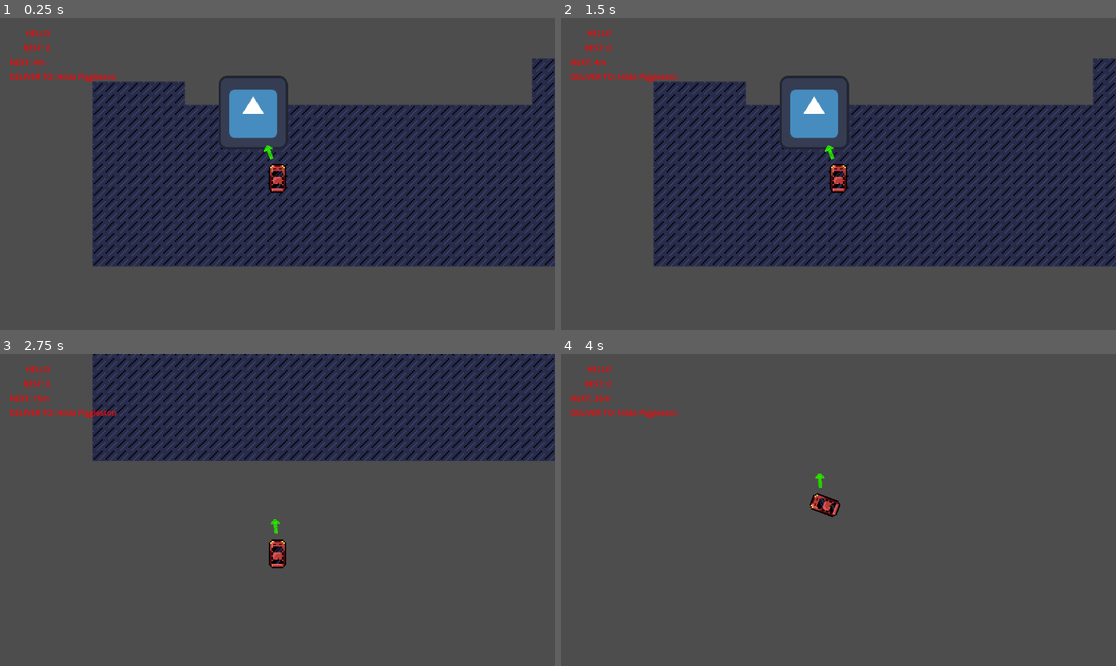
Above: before the commit, frames 1-4 (two rows, left to right).
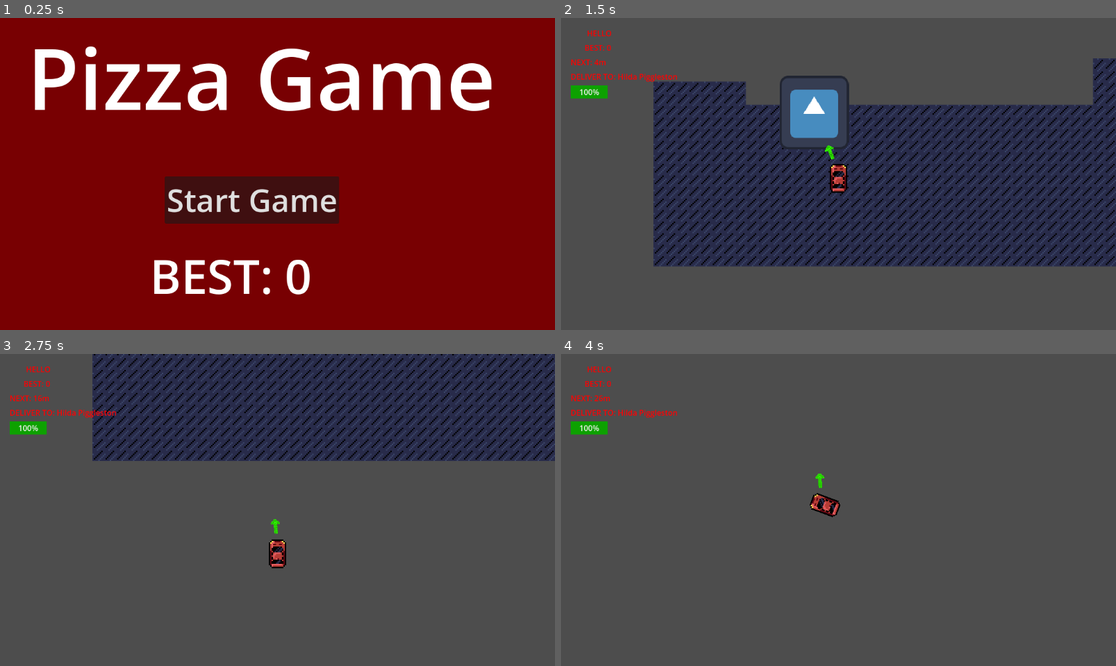
Above: after the commit, the same moments.

Repository: noacra33/PizzaDeliveryDTEGame26
Game: Godot game, scene res://start_screen.tscn
Same seed, same stepped clock (60 frames per second), same inputs: the game is played once before the commit and once after it. Before the commit the project starts from res://tile_map_layer.tscn. The engine's default icon, where the game draws it, is replaced by a stand-in: a white triangle on a blue panel in a dark square.
Inputs (mouse positions are in pixels of both pictures, inside the frame that each line leads up to):
- Up to frame 1 (0.25 s): no input
- Up to frame 2 (1.5 s): click (810, 198) at 0.5 s, where only the run after the commit has a clickable "Start Game"; tap Enter at 1.25 s; hold A (right) from 1.28 s (still down); tap Space (throw_pizza) at 1.35 s
- Up to frame 3 (2.75 s): tap Space (throw_pizza) at 2, 2.1 s; release A (right) at 2.03 s; hold S (brake) from 2.03 s (still down)
- Up to frame 4 (4 s): release S (brake) at 2.78 s; hold A (right) 2.78-3.53 s; tap Space (throw_pizza) at 2.85, 3.6 s; hold W (accelerate) from 3.53 s (still down)

The runs differ from the first frame. In frame 1, 100% of the frame differs, in the area x 0-100%, y 0-100%; in frame 2, 0.3%; in frame 3, 0.3%; in frame 4, 0.3%.

Commit message:
Added Loads of stuff

Diff:
--- a/character_body_2d.gd
+++ b/character_body_2d.gd
@@ -1,5 +1,6 @@
 extends CharacterBody2D
-
+var health := 100
+const MAX_HEALTH := 100
 # --- tuning knobs ---
 const Pizza = preload("res://pizza.tscn")
 @export var ACCELERATION : float  = 600.0
@@ -48,3 +49,12 @@
 		velocity = velocity.lerp(Vector2.ZERO, FRICTION * delta)
 
 	move_and_slide()
+
+func take_damage(amount: int) -> void:
+	health -= amount
+	health = max(health, 0)
+	if health <= 0:
+		die()
+
+func die() -> void:
+	get_tree().change_scene_to_file("res://death_screen.tscn")
--- /dev/null
+++ b/collision_shape_2d.gd
@@ -0,0 +1,28 @@
+extends CharacterBody2D
+
+const CHASE_SPEED := 220.0
+const RAM_DAMAGE := 20
+const ACCELERATION := 3.0
+
+var player: Node2D = null
+
+func _ready() -> void:
+	player = get_tree().get_first_node_in_group("player")
+
+func _physics_process(delta: float) -> void:
+	if player == null:
+		return
+
+	var direction = (player.global_position - global_position).normalized()
+	velocity = velocity.lerp(direction * CHASE_SPEED, ACCELERATION * delta)
+
+	# rotate to face player
+	rotation = direction.angle() + PI / 2
+
+	move_and_slide()
+
+	# check if we rammed the player
+	for i in get_slide_collision_count():
+		var collision = get_slide_collision(i)
+		if collision.get_collider().name == "Car":
+			collision.get_collider().take_damage(RAM_DAMAGE)
--- /dev/null
+++ b/cop.tscn
@@ -0,0 +1,41 @@
+[gd_scene format=3 uid="uid://d263qmm01kkkx"]
+
+[ext_resource type="Texture2D" uid="uid://ctwl2aoyqwyni" path="res://Fast Fury Assets/Fast Fury Assets/Vehicles/police_cars.png" id="1_0qtrv"]
+[ext_resource type="Script" uid="uid://bjop4d3ibnx2m" path="res://collision_shape_2d.gd" id="2_a157g"]
+
+[sub_resource type="AtlasTexture" id="AtlasTexture_nhmlj"]
+atlas = ExtResource("1_0qtrv")
+region = Rect2(64, 0, 16, 32)
+
+[sub_resource type="AtlasTexture" id="AtlasTexture_nip4t"]
+atlas = ExtResource("1_0qtrv")
+region = Rect2(80, 0, 16, 32)
+
+[sub_resource type="SpriteFrames" id="SpriteFrames_10vfs"]
+animations = [{
+"frames": [{
+"duration": 1.0,
+"texture": SubResource("AtlasTexture_nhmlj")
+}, {
+"duration": 1.0,
+"texture": SubResource("AtlasTexture_nip4t")
+}],
+"loop": true,
+"name": &"default",
+"speed": 5.0
+}]
+
+[sub_resource type="CapsuleShape2D" id="CapsuleShape2D_xwtm4"]
+radius = 5.0
+height = 22.0
+
+[node name="Cop" type="CharacterBody2D" unique_id=1329868643]
+
+[node name="AnimatedSprite2D" type="AnimatedSprite2D" parent="." unique_id=1789583552]
+sprite_frames = SubResource("SpriteFrames_10vfs")
+autoplay = "default"
+frame_progress = 0.25064486
+
+[node name="CollisionShape2D" type="CollisionShape2D" parent="." unique_id=480815645]
+shape = SubResource("CapsuleShape2D_xwtm4")
+script = ExtResource("2_a157g")
--- a/main.gd
+++ b/main.gd
@@ -5,7 +5,7 @@
 const TOTAL_DELIVERIES_TO_WIN := 10
 
 var deliveries_done := 0
-
+var high_score_beaten := false
 var spawn_points := [
 	Vector2(300, 200),
 	Vector2(-400, 100),
@@ -16,9 +16,9 @@
 var score := 0
 var last_delivery_pos := Vector2.ZERO
 @onready var markers_node     = $DeliveryMarkers
-@onready var progress_bar     = $CanvasLayer/ProgressBar
 
-
+@onready var celebration_label = $CanvasLayer/CelebrationLabel
+@onready var health_bar = $CanvasLayer/HealthBar
 @onready var camera           = $Car/Camera2D
 @onready var score_label      = $CanvasLayer/ScoreLabel
 @onready var high_score_label = $CanvasLayer/HighScoreLabel
@@ -45,19 +45,36 @@
 	score += points
 
 	var is_new_high = Names.update_high_score(score)
-	if is_new_high:
+	if is_new_high and not high_score_beaten:
+		high_score_beaten = true
 		_on_high_score_beaten()
 
-	progress_bar.value = deliveries_done
+
 	_update_score_display()
 	shake_camera()
 	slow_mo()
 	spawn_delivery_markers()
 
 func _on_high_score_beaten() -> void:
-	# placeholder for now — we'll make this juicy later
-	print("NEW HIGH SCORE: ", score)
+	Names.save_high_score()
+	celebration_label.text = "NEW HIGH SCORE!"
+	celebration_label.modulate = Color(1, 1, 0, 1)
+	var original_pos = celebration_label.position
 
+	var tween = create_tween()
+
+	# flash and shake sequentially in quick bursts
+	for i in 8:
+		tween.tween_callback(func():
+			celebration_label.modulate = Color(1, 1, 0, 1) if i % 2 == 0 else Color(1, 1, 1, 1)
+			celebration_label.position = original_pos + Vector2(randf_range(-8, 8), randf_range(-8, 8))
+		)
+		tween.tween_interval(0.08)
+
+	# reset position then fade out
+	tween.tween_callback(func(): celebration_label.position = original_pos)
+	tween.tween_interval(1.0)
+	tween.tween_property(celebration_label, "modulate:a", 0.0, 1.0)
 
 
 func shake_camera() -> void:
@@ -79,8 +96,7 @@
 
 func _ready() -> void:
 	last_delivery_pos = $Car.global_position
-	progress_bar.max_value = TOTAL_DELIVERIES_TO_WIN
-	progress_bar.value = 0
+
 	_update_score_display()
 	spawn_delivery_markers()
 	var test_label = get_node("CanvasLayer/ScoreLabel")
@@ -102,6 +118,7 @@
 
 func _process(delta: float) -> void:
 	_update_arrow()
+	_update_health_bar()
 
 func _update_arrow() -> void:
 	var markers = markers_node.get_children()
@@ -116,3 +133,11 @@
 	var distance = $Car.global_position.distance_to(marker.global_position)
 	distance_label.text  = "NEXT: %dm" % int(distance / 10)
 	customer_label.text  = "DELIVER TO: %s" % marker.customer_name
+
+
+func _return_to_start() -> void:
+	Engine.time_scale = 1.0
+	get_tree().change_scene_to_file("res://start_screen.tscn")
+
+func _update_health_bar() -> void:
+	health_bar.value = $Car.health
--- a/names.gd
+++ b/names.gd
@@ -44,3 +44,17 @@
 	var first = FIRST_NAMES[randi() % FIRST_NAMES.size()]
 	var last  = LAST_NAMES[randi() % LAST_NAMES.size()]
 	return first + " " + last
+const SAVE_PATH = "user://save.cfg"
+
+func save_high_score() -> void:
+	var config = ConfigFile.new()
+	config.set_value("scores", "high_score", high_score)
+	config.save(SAVE_PATH)
+
+func load_high_score() -> void:
+	var config = ConfigFile.new()
+	if config.load(SAVE_PATH) == OK:
+		high_score = config.get_value("scores", "high_score", 0)
+
+func _ready() -> void:
+	load_high_score()
--- a/project.godot
+++ b/project.godot
@@ -11,7 +11,7 @@
 [application]
 
 config/name="Pizza Game"
-run/main_scene="uid://q0pmj8b0no2x"
+run/main_scene="uid://cpgbqak3glopr"
 config/features=PackedStringArray("4.6", "Forward Plus")
 config/icon="res://icon.svg"
 
--- /dev/null
+++ b/start_screen.gd
@@ -0,0 +1,7 @@
+extends Control
+
+func _ready() -> void:
+	$HighScoreLabel.text = "BEST: %d" % Names.high_score
+
+func _on_start_button_pressed() -> void:
+	get_tree().change_scene_to_file("res://tile_map_layer.tscn")
--- /dev/null
+++ b/start_screen.tscn
@@ -0,0 +1,47 @@
+[gd_scene format=3 uid="uid://cpgbqak3glopr"]
+
+[ext_resource type="Script" uid="uid://coggjtw6kpv3y" path="res://start_screen.gd" id="1_ncxyx"]
+
+[node name="StartScreen" type="Control" unique_id=327093412]
+layout_mode = 3
+anchors_preset = 0
+offset_right = 1154.0
+offset_bottom = 658.0
+script = ExtResource("1_ncxyx")
+
+[node name="ColorRect" type="ColorRect" parent="." unique_id=1905867932]
+layout_mode = 0
+offset_left = -6347.0
+offset_top = -4359.0
+offset_right = 10477.0
+offset_bottom = 6655.0
+color = Color(0.47, 0, 0.007833214, 1)
+
+[node name="Title" type="Label" parent="." unique_id=2068240556]
+layout_mode = 0
+offset_left = 56.0
+offset_top = 2.0
+offset_right = 1103.0
+offset_bottom = 325.0
+theme_override_font_sizes/font_size = 176
+text = "Pizza Game"
+
+[node name="StartButton" type="Button" parent="." unique_id=161586225]
+layout_mode = 0
+offset_left = 342.0
+offset_top = 329.0
+offset_right = 704.0
+offset_bottom = 427.0
+theme_override_font_sizes/font_size = 65
+text = "Start Game"
+
+[node name="HighScoreLabel" type="Label" parent="." unique_id=13280323]
+layout_mode = 0
+offset_left = 311.0
+offset_top = 468.0
+offset_right = 750.0
+offset_bottom = 602.0
+theme_override_font_sizes/font_size = 98
+text = "Test"
+
+[connection signal="pressed" from="StartButton" to="." method="_on_start_button_pressed"]
--- a/tile_map_layer.tscn
+++ b/tile_map_layer.tscn
@@ -1475,6 +1475,9 @@
 [sub_resource type="TileSet" id="TileSet_uuaxm"]
 sources/0 = SubResource("TileSetAtlasSource_vqaso")
 
+[sub_resource type="StyleBoxFlat" id="StyleBoxFlat_uuaxm"]
+bg_color = Color(0.05249995, 0.63, 0, 1)
+
 [node name="Node2D" type="Node2D" unique_id=2020518571]
 script = ExtResource("1_uuaxm")
 
@@ -1508,11 +1511,13 @@
 
 [node name="CanvasLayer" type="CanvasLayer" parent="." unique_id=786121978]
 
-[node name="ProgressBar" type="ProgressBar" parent="CanvasLayer" unique_id=828966015]
-offset_left = 112.0
-offset_top = -105.0
-offset_right = 189.0
-offset_bottom = -78.0
+[node name="HealthBar" type="ProgressBar" parent="CanvasLayer" unique_id=828966015]
+offset_left = 20.0
+offset_top = 140.0
+offset_right = 97.0
+offset_bottom = 167.0
+theme_override_styles/fill = SubResource("StyleBoxFlat_uuaxm")
+value = 100.0
 
 [node name="ScoreLabel" type="Label" parent="CanvasLayer" unique_id=1182921770]
 offset_left = 20.0
@@ -1545,4 +1550,13 @@
 offset_bottom = 133.0
 theme_override_colors/font_color = Color(0.99215686, 0.011764706, 0.019607844, 1)
 
+[node name="CelebrationLabel" type="Label" parent="CanvasLayer" unique_id=1721941188]
+offset_left = 40.0
+offset_top = 100.0
+offset_right = 166.0
+offset_bottom = 237.0
+theme_override_colors/font_color = Color(1, 0.75, 0, 1)
+theme_override_font_sizes/font_size = 100
+horizontal_alignment = 1
+
 [node name="DeliveryMarkers" type="Node2D" parent="." unique_id=1584698029]
Not shown, added: collision_shape_2d.gd.uid
Not shown, added: start_screen.gd.uid
